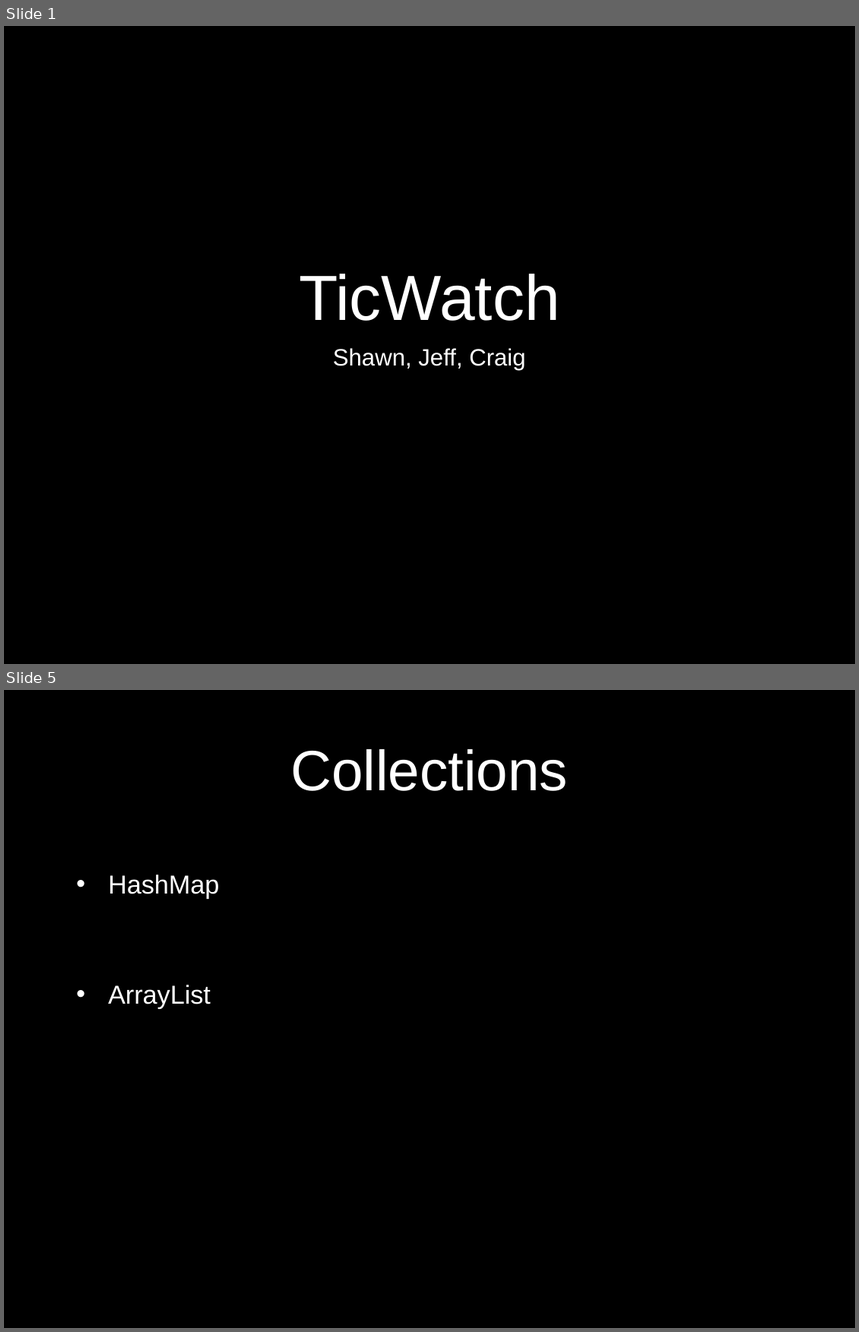
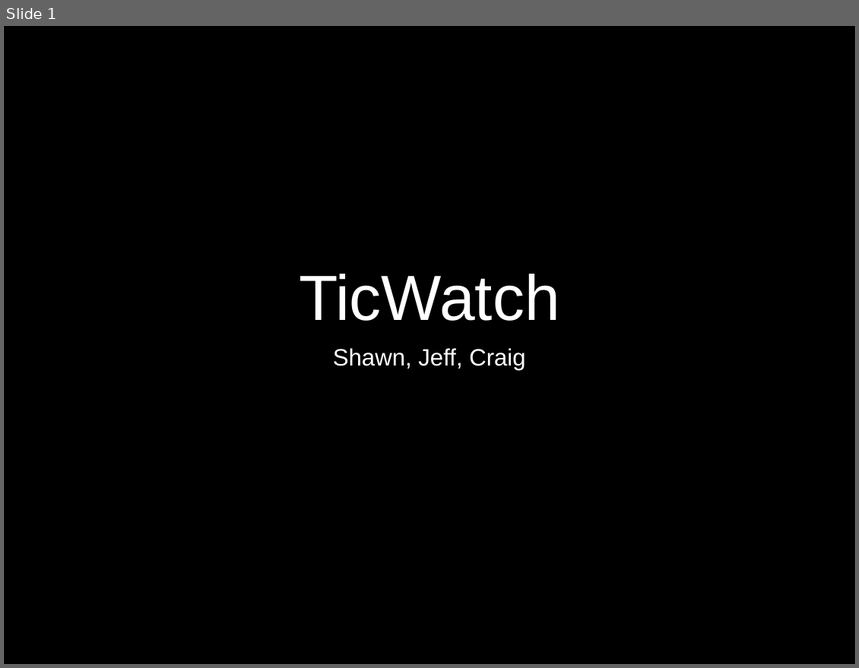
Before and after one commit to cwcraigo/TicWatch, a slide deck: Documents/CIT312Presentation.pptx. Shown one above the other, each under a label of ours: slides 1 and 5 before the commit, slide 1 after it; the slides between them are not shown. The pictures are 859x1332 and 859x668 pixels, drawn with LibreOffice and Linux fonts; fonts in the diff are those of the drawing; background and template pictures are left out. Boxes give left, top, right and bottom in pixels: in the first picture for what was removed or moved away, otherwise in the second. Text is boxed around its words. In the diff, an @@ line names an element or a change of style, - is before the commit and + after.

```diff
--- a/Documents/CIT312Presentation.pptx
+++ b/Documents/CIT312Presentation.pptx
@@ slide 5 removed at [4, 690, 855, 1328], background picture (left out) @@
@@ title removed at [291, 749, 568, 791] @@
-Collections
@@ text removed at [108, 875, 219, 1008] @@
-• HashMap
-• ArrayList
```
Also in this commit, not shown: 3 slides added, 4 other slides removed, 15 other files.
